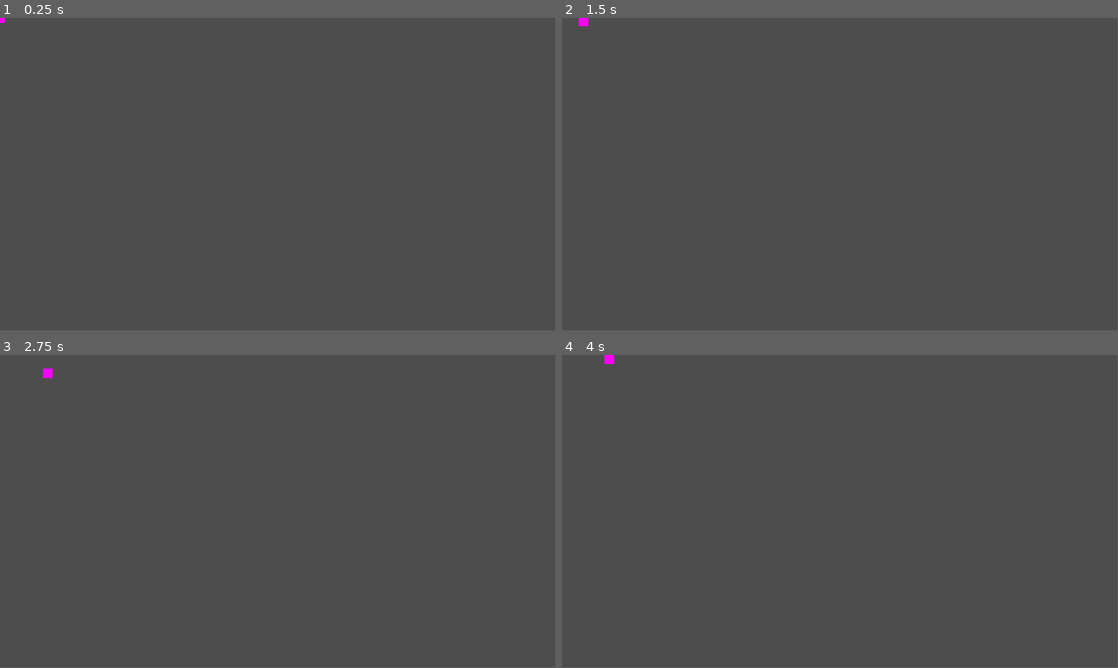
Above: before the commit, frames 1-4 (two rows, left to right).
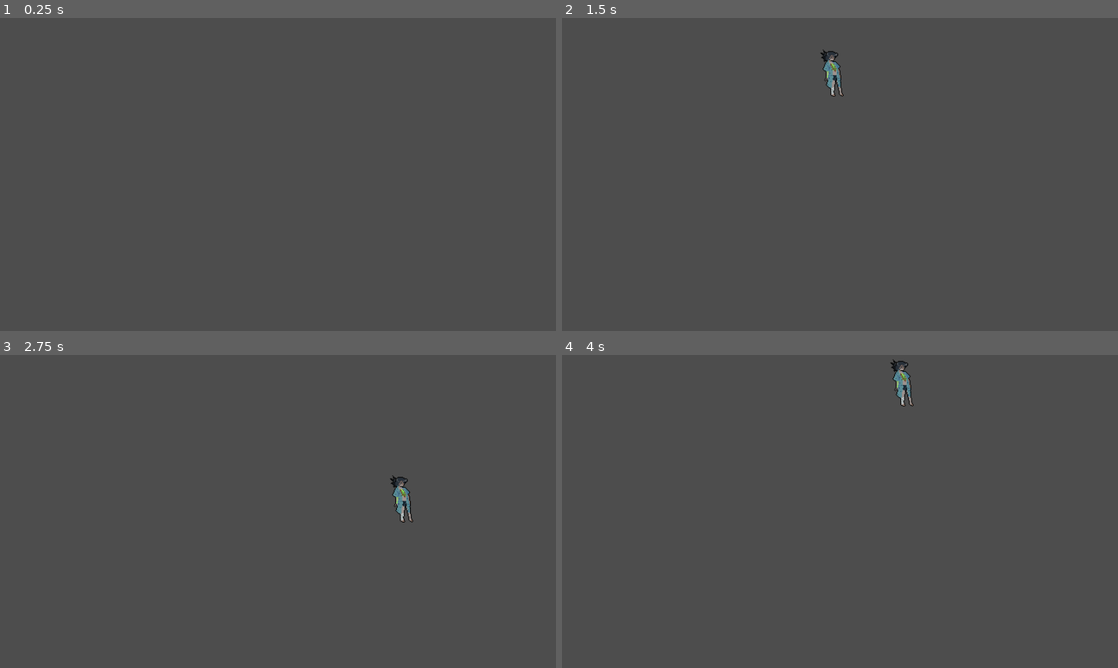
Above: after the commit, the same moments.

Repository: JadePhoen-ix/PirateJam16
Game: Godot game, scene res://scenes/gameplay/entities/player/player.tscn
Same seed, same stepped clock (60 frames per second), same inputs: the game is played once before the commit and once after it. The project has no main scene, so this scene is started directly.
Inputs (mouse positions are in pixels of both pictures, inside the frame that each line leads up to):
- Up to frame 1 (0.25 s): no input
- Up to frame 2 (1.5 s): tap Enter at 0.5 s; move the mouse to (962, 158) at 0.52 s; press the mouse at (962, 158) at 0.53 s; hold D (move_right) 0.53-1.28 s; tap Space (mind_active) at 1.25, 1.35 s; move the mouse to (728, 190) at 1.27 s; release the mouse at (728, 190) at 1.28 s; hold S (move_down) from 1.28 s (still down)
- Up to frame 3 (2.75 s): move the mouse to (333, 442) at 2.02 s; release S (move_down) at 2.03 s; press the mouse at (333, 442) at 2.03 s; hold D (move_right) from 2.03 s (still down)
- Up to frame 4 (4 s): move the mouse to (812, 574) at 2.77 s; release D (move_right) at 2.78 s; release the mouse at (812, 574) at 2.78 s; hold W (move_up) 2.78-3.53 s; tap Space (mind_active) at 2.85 s; move the mouse to (1006, 558) at 3.52 s; press the mouse at (1006, 558) at 3.53 s; hold A (move_left) from 3.53 s (still down)
In our replay, the window is 799x449 before the commit and 800x450 after it. These sizes can differ from the game's own. Grey fills any space a smaller window leaves; there, only what the larger window draws over its background counts as a difference.

The runs differ from the first frame. In frame 1, less than 0.1% of the frame differs, in the area x 0-1%, y 0-2%; in frame 2, 0.4%; in frame 3, 0.4%, in the area x 7-75%, y 4-54%; in frame 4, 0.4%.

Commit message:
Resolution Testing
Added temporary player sprite into _dev folder
Updated viewport resolution to 720 x 405
Set scaling to `canvas_items` and resolution override to 1920 x 1080

Diff:
--- a/project.godot
+++ b/project.godot
@@ -18,6 +18,14 @@
 
 gdscript/warnings/unused_parameter=0
 gdscript/warnings/integer_division=0
+
+[display]
+
+window/size/viewport_width=720
+window/size/viewport_height=405
+window/size/window_width_override=1920
+window/size/window_height_override=1080
+window/stretch/mode="canvas_items"
 
 [input]
 
--- a/scenes/gameplay/entities/player/player.tscn
+++ b/scenes/gameplay/entities/player/player.tscn
@@ -4,9 +4,7 @@
 [ext_resource type="Script" path="res://scenes/gameplay/entities/player/player.gd" id="1_re2g0"]
 [ext_resource type="PackedScene" uid="uid://cpajq784n4pps" path="res://scenes/gameplay/augments/augment_manager.tscn" id="3_e5k14"]
 [ext_resource type="PackedScene" uid="uid://diiugk5bqxoks" path="res://scenes/gameplay/augments/tumble/aug_tumble.tscn" id="4_grcbo"]
-
-[sub_resource type="PlaceholderTexture2D" id="PlaceholderTexture2D_55heh"]
-size = Vector2(20, 20)
+[ext_resource type="Texture2D" uid="uid://bowxyrlyyvowp" path="res://_dev/player_debug.png" id="5_6xk61"]
 
 [node name="Player" instance=ExtResource("1_j6aoy")]
 script = ExtResource("1_re2g0")
@@ -16,5 +14,10 @@
 [node name="AugTumble" parent="AugmentManager" index="0" instance=ExtResource("4_grcbo")]
 cooldown = 2.0
 
+[node name="Velocity2D" parent="." index="1"]
+max_speed = 200.0
+acceleration = 200.0
+
 [node name="Sprite2D" type="Sprite2D" parent="." index="4"]
-texture = SubResource("PlaceholderTexture2D_55heh")
+texture = ExtResource("5_6xk61")
+offset = Vector2(0, -32)
Binary file added: _dev/player_debug.png
Not shown, added: _dev/player_debug.png.import
